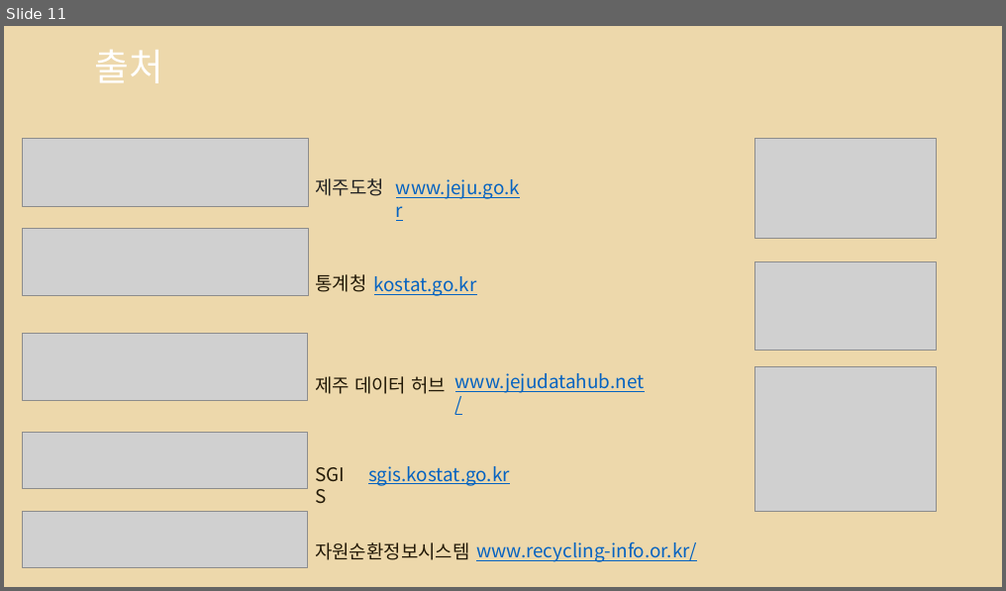
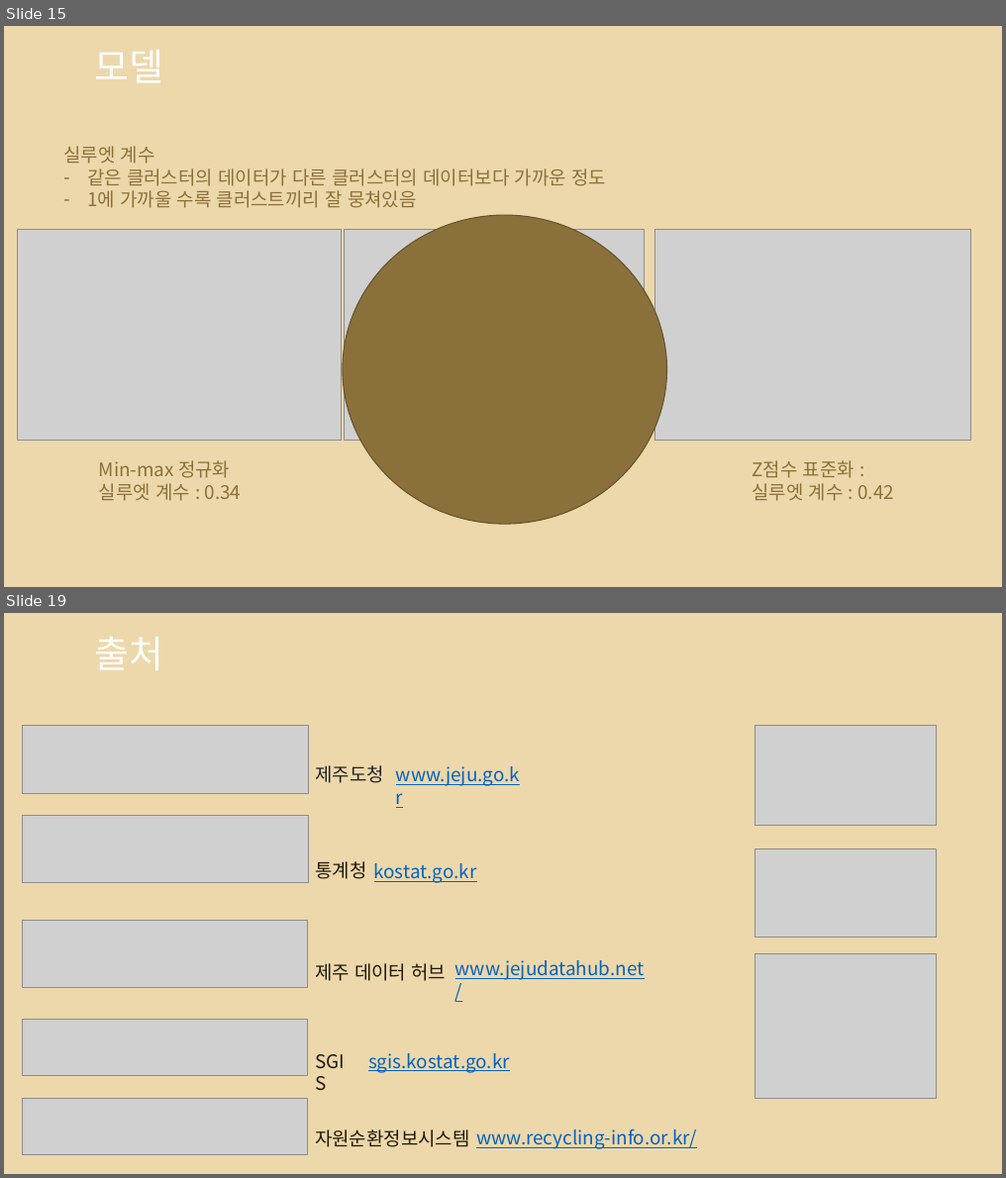
Before and after one commit to so-jeong0127/Python-Project, a slide deck: 3조_1차_재활용도움센터 위치 선정.pptx. Shown one above the other, each under a label of ours: slide 11 before the commit, slides 15 and 19 after it; the slides between them are not shown. The pictures are 1006x591 and 1006x1178 pixels, drawn with LibreOffice and Linux fonts; fonts in the diff are those of the drawing; grey boxes stand for pictures; background and template pictures are left out. Boxes give left, top, right and bottom in pixels: in the first picture for what was removed or moved away, otherwise in the second. Text is boxed around its words. In the diff, an @@ line names an element or a change of style, - is before the commit and + after.

```diff
--- a/3조_1차_재활용도움센터 위치 선정.pptx
+++ b/3조_1차_재활용도움센터 위치 선정.pptx
@@ slide 15 added at (4, 26, 1002, 587), background picture (left out) @@
@@ title added at (95, 50, 164, 83), 36 pt, text #FFFFFF @@
+모델
@@ text added at (63, 146, 606, 208), 18 pt, text #8A713B @@
+실루엣 계수
+– 같은 클러스터의 데이터가 다른 클러스터의 데이터보다 가까운 정도
+– 1에 가까울 수록 클러스트끼리 잘 뭉쳐있음
@@ picture added at (17, 230, 341, 441) @@
@@ ellipse added at (343, 215, 666, 525), fill #8A713B, outline #66542C 1 pt @@
@@ picture added at (344, 230, 645, 441) @@
@@ picture added at (654, 230, 970, 441) @@
@@ text added at (99, 461, 242, 501), 18 pt, text #8A713B @@
+Min-max 정규화
+실루엣 계수 : 0.34
@@ text added at (751, 461, 894, 499), 18 pt, text #8A713B @@
+Z점수 표준화 :
+실루엣 계수 : 0.42
@@ text added at (751, 483, 894, 501), 18 pt, text #8A713B @@
+PCA
+실루엣 계수 : 0.45
@@ what was slide 11 is now slide 19 @@
```
Also in this commit, not shown: 8 other slides added, 1 slide removed, 1 other file.
